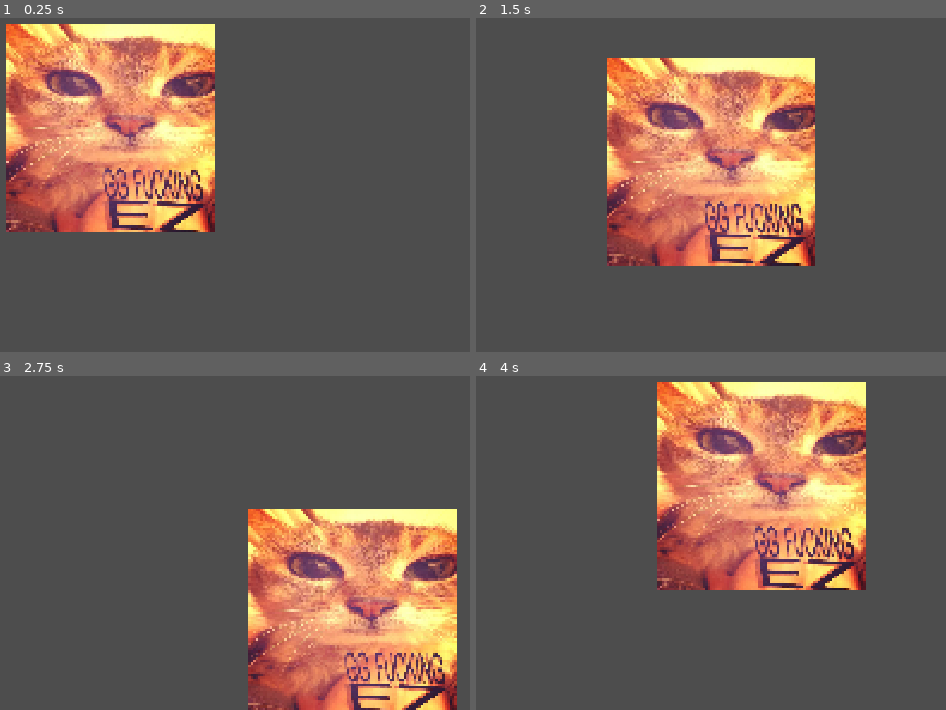
Above: before the commit, frames 1-4 (two rows, left to right).
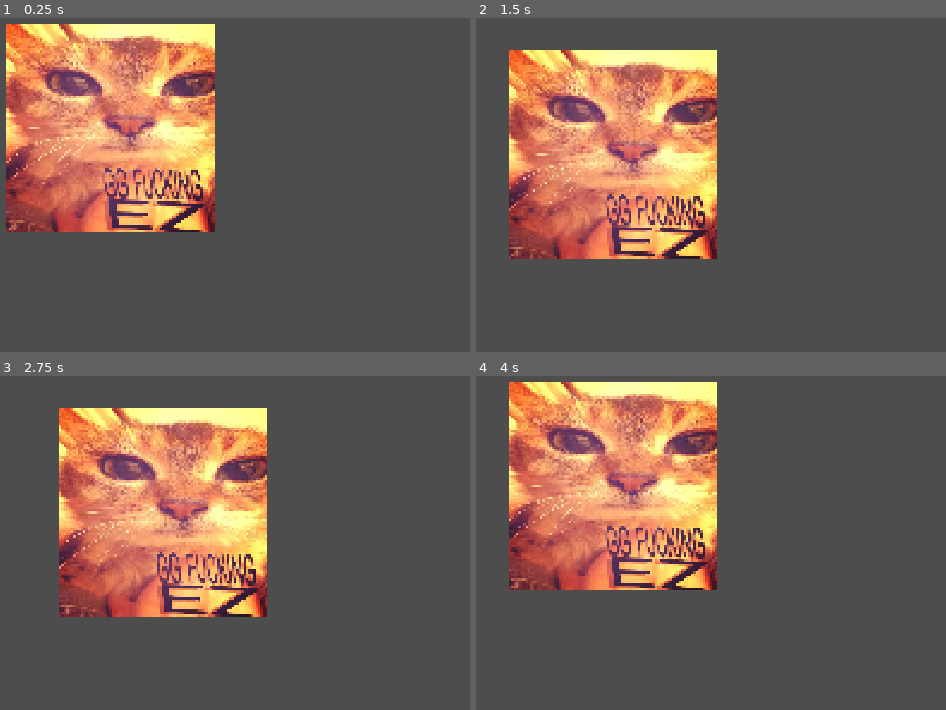
Above: after the commit, the same moments.

Repository: adevcat/hackmidwest26
Game: Godot game, scene res://player.tscn
Two runs of this game, one before a commit and one after it. Both use one fixed random seed, a clock stepped at 60 frames per second and the inputs below.
Inputs:
- Up to frame 1 (0.25 s): no input
- Up to frame 2 (1.5 s): tap Enter at 0.5 s; hold D (move_right) 0.53-1.28 s; hold S (move_down) from 1.28 s (still down)
- Up to frame 3 (2.75 s): release S (move_down) at 2.03 s; hold D (move_right) from 2.03 s (still down)
- Up to frame 4 (4 s): release D (move_right) at 2.78 s; hold W (move_up) 2.78-3.53 s; hold A (move_left) from 3.53 s (still down)

The runs differ from the first frame. In frame 1, 2.1% of the frame differs, in the area x 1-46%, y 3-65%; in frame 2, 39%; in frame 3, 53%, in the area x 12-98%, y 9-100%; in frame 4, 46%.

Commit message:
64 tile grid map

Diff:
--- /dev/null
+++ b/map.tscn
@@ -0,0 +1,12 @@
+[gd_scene format=3 uid="uid://cb6boh3ns3pq"]
+
+[node name="map" type="Area2D" unique_id=1868093631]
+
+[node name="AnimationPlayer" type="AnimationPlayer" parent="." unique_id=1609898385]
+root_node = NodePath("../RayCast2D")
+
+[node name="Sprite2D" type="Sprite2D" parent="." unique_id=1661503131]
+
+[node name="CollisionShape2D" type="CollisionShape2D" parent="." unique_id=485641355]
+
+[node name="RayCast2D" type="RayCast2D" parent="." unique_id=1887472311]
--- a/player.tscn
+++ b/player.tscn
@@ -23,7 +23,7 @@
 }]
 
 [node name="player" type="Area2D" unique_id=993431340]
-position = Vector2(967, 545)
+position = Vector2(967, 544)
 script = ExtResource("1_onrkg")
 metadata/_edit_group_ = true
 
--- a/scripts/player.gd
+++ b/scripts/player.gd
@@ -1,29 +1,24 @@
 extends Area2D
 
+# tile-by-tile movement
+var tile_size = 64
+var inputs = {"move_right": Vector2.RIGHT,
+			"move_left": Vector2.LEFT,
+			"move_up": Vector2.UP,
+			"move_down": Vector2.DOWN}
 
 # Called when the node enters the scene tree for the first time.
 @export var speed = 400
 var screen_size # Size of the game window.
 func _ready() -> void:
 	screen_size = get_viewport_rect().size
+	position = position.snapped(Vector2.ZERO * tile_size)
+	position += Vector2.ZERO * tile_size/2
 
+func _unhandled_input(event):
+	for dir in inputs.keys():
+		if event.is_action_pressed(dir):
+			move(dir)
 
-# Called every frame. 'delta' is the elapsed time since the previous frame.
-func _process(delta: float) -> void:
-	var velocity = Vector2.ZERO # The player's movement vector.
-	if Input.is_action_pressed("move_right"):
-		velocity.x += 1
-	if Input.is_action_pressed("move_left"):
-		velocity.x -= 1
-	if Input.is_action_pressed("move_down"):
-		velocity.y += 1
-	if Input.is_action_pressed("move_up"):
-		velocity.y -= 1
-
-	if velocity.length() > 0:
-		velocity = velocity.normalized() * speed
-		$AnimatedSprite2D.play()
-	else:
-		$AnimatedSprite2D.stop()
-	position += velocity * delta
-	position = position.clamp(Vector2.ZERO, screen_size)
+func move(dir):
+	position += inputs[dir] * tile_size
